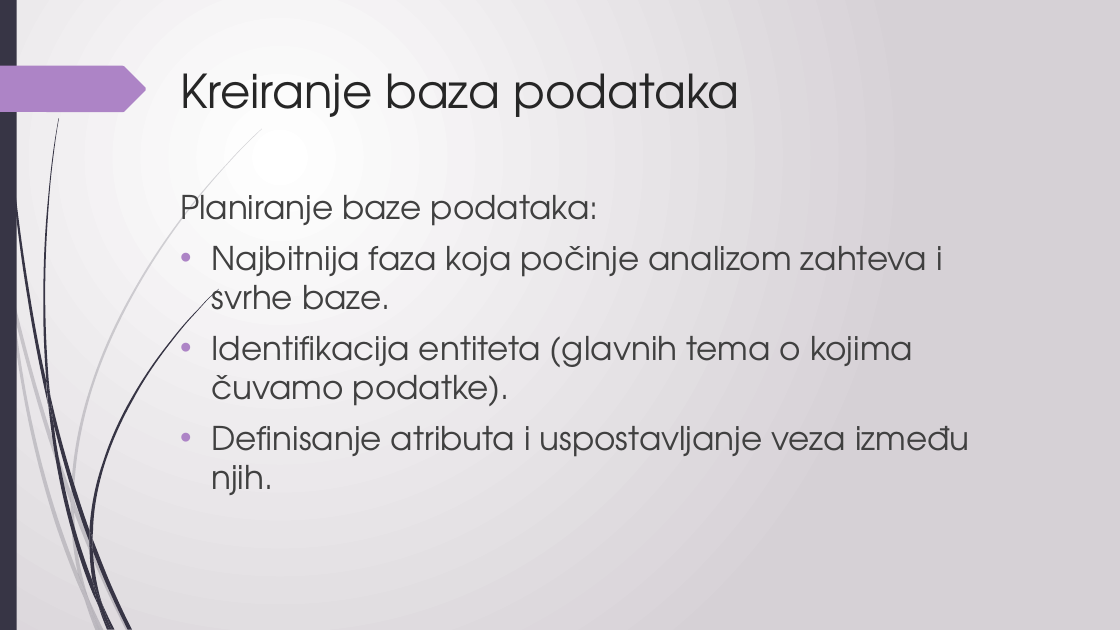
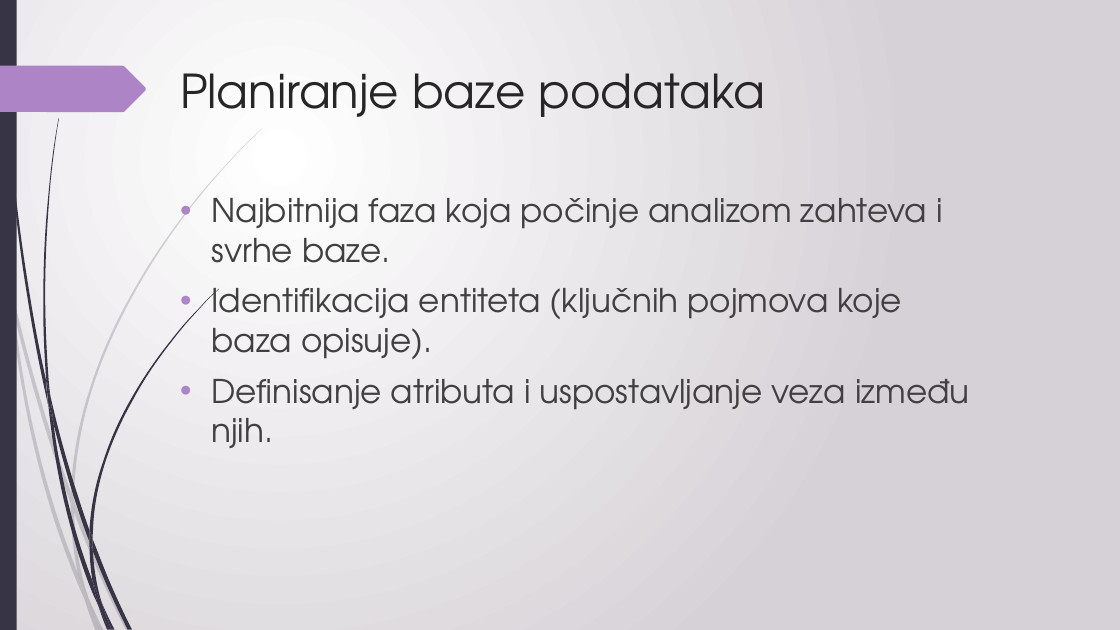
Before and after one commit to sanastojanovic/MNRI, a slide deck: slide 13 of 2025_seminarski/ml24821_Tanja_Sevic/bazePodataka.pptx. Drawn at 1120x630 pixels with LibreOffice and Linux fonts; fonts in the diff are those of the drawing. Boxes give left, top, right and bottom in pixels: in the first picture for what was removed or moved away, otherwise in the second. Text is boxed around its words. In the diff, an @@ line names an element or a change of style, - is before the commit and + after.

```diff
--- a/2025_seminarski/ml24821_Tanja_Sevic/bazePodataka.pptx
+++ b/2025_seminarski/ml24821_Tanja_Sevic/bazePodataka.pptx
@@ title at (180,73,765,117): text changed @@
-Kreiranje baza podataka
+Planiranje baze podataka
@@ text at (180,193,599,226): paragraph removed @@
-Planiranje baze podataka:
@@ text at (212,288,903,359): text changed @@
-• Identifikacija entiteta (glavnih tema o kojima čuvamo podatke).
+• Identifikacija entiteta (ključnih pojmova koje baza opisuje).
```
Also in this commit, not shown: 18 other slides changed.
